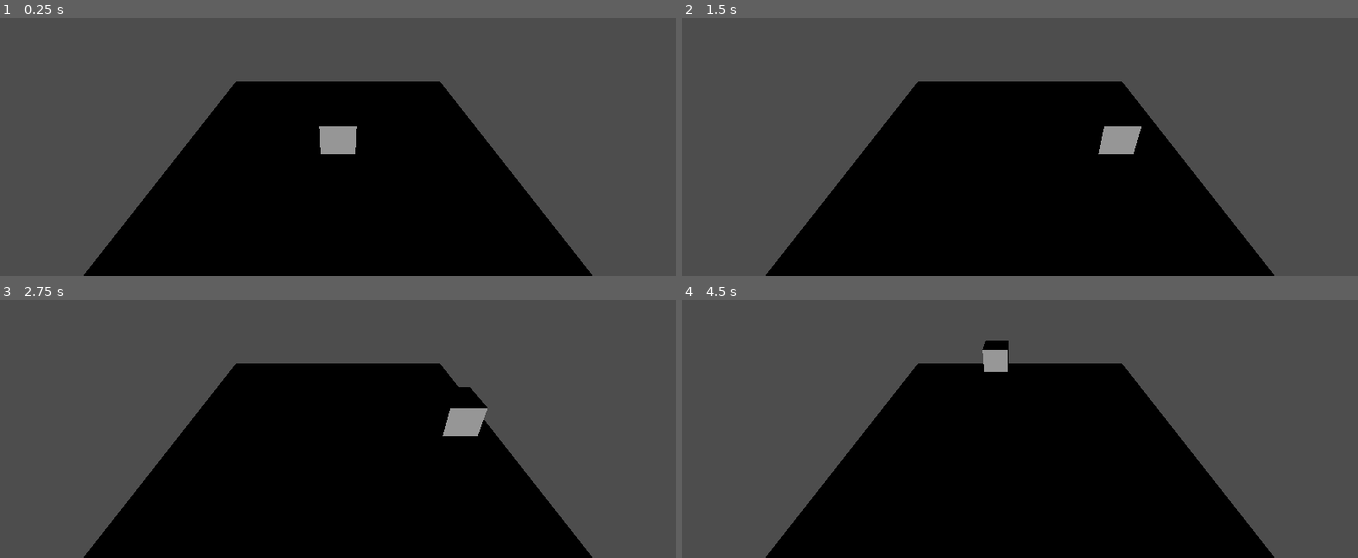
Above: before the commit, frames 1-4 (two rows, left to right).
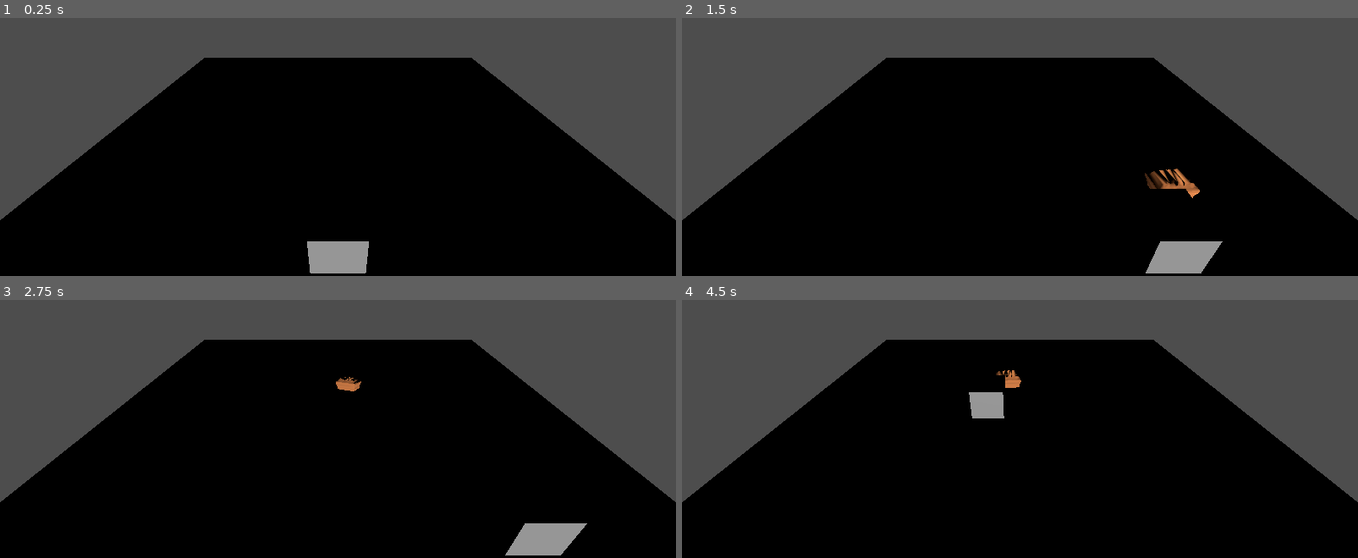
Above: after the commit, the same moments.

Repository: Underdisc/Sourdose
Game: Godot game, scene res://scenes/Player.tscn
Two runs of this game, one before a commit and one after it. Both use one fixed random seed, a clock stepped at 60 frames per second and the inputs below.
Inputs:
- Up to frame 1 (0.25 s): no input
- Up to frame 2 (1.5 s): tap Enter at 0.5 s; hold D (move_right) 0.53-1.28 s; tap Space (shoot_bread, bound only after the commit) at 0.6, 1.35 s; hold A (move_left) from 1.28 s (still down)
- Up to frame 3 (2.75 s): release A (move_left) at 2.03 s; hold D (move_right) from 2.03 s (still down); tap Space (shoot_bread, bound only after the commit) at 2.1 s
- Up to frame 4 (4.5 s): release D (move_right) at 2.78 s; hold W (move_forward) 2.78-3.53 s; tap Space (shoot_bread, bound only after the commit) at 2.85, 3.6, 4.35 s; hold A (move_left) from 3.53 s (still down)

The runs differ from the first frame. In frame 1, 27% of the frame differs, in the area x 0-100%, y 15-100%; in frame 2, 28%; in frame 3, 27%; in frame 4, 26%.

Commit message:
Shooting system
Implemented basic shoooting with possibility to adjust distance and force

Diff:
--- a/project.godot
+++ b/project.godot
@@ -32,3 +32,8 @@
 "events": [Object(InputEventKey,"resource_local_to_scene":false,"resource_name":"","device":-1,"window_id":0,"alt_pressed":false,"shift_pressed":false,"ctrl_pressed":false,"meta_pressed":false,"pressed":false,"keycode":0,"physical_keycode":68,"key_label":0,"unicode":100,"echo":false,"script":null)
 ]
 }
+shoot_bread={
+"deadzone": 0.5,
+"events": [Object(InputEventKey,"resource_local_to_scene":false,"resource_name":"","device":-1,"window_id":0,"alt_pressed":false,"shift_pressed":false,"ctrl_pressed":false,"meta_pressed":false,"pressed":false,"keycode":0,"physical_keycode":32,"key_label":0,"unicode":32,"echo":false,"script":null)
+]
+}
--- /dev/null
+++ b/scenes/Bread.tscn
@@ -0,0 +1,21 @@
+[gd_scene load_steps=4 format=3 uid="uid://dg8w21bm7jolu"]
+
+[ext_resource type="PackedScene" uid="uid://duln75ycrlklq" path="res://scenes/bread_boxy.tscn" id="1_f04c3"]
+[ext_resource type="Script" path="res://scenes/BreadMovement.gd" id="1_y37lr"]
+
+[sub_resource type="BoxShape3D" id="BoxShape3D_bktgw"]
+size = Vector3(0.898804, 0.509766, 0.602905)
+
+[node name="RigidBody3D" type="RigidBody3D"]
+gravity_scale = 0.5
+script = ExtResource("1_y37lr")
+max_distance = 8.0
+
+[node name="CollisionShape3D" type="CollisionShape3D" parent="."]
+transform = Transform3D(1, 0, 0, 0, 1, 0, 0, 0, 1, 0.00515556, 0.134938, 0.0127665)
+shape = SubResource("BoxShape3D_bktgw")
+
+[node name="MeshInstance3D" type="MeshInstance3D" parent="."]
+
+[node name="BreadBoxy" parent="MeshInstance3D" instance=ExtResource("1_f04c3")]
+transform = Transform3D(0.2, 0, 0, 0, 0.2, 0, 0, 0, 0.2, 0, 0, 0)
--- /dev/null
+++ b/scenes/BreadMovement.gd
@@ -0,0 +1,39 @@
+extends RigidBody3D
+
+# Speed at which the rigid body is initially pushed
+@export var impulse_strength: float = 10.0
+
+# Maximum distance to travel before gravity takes over completely
+@export var max_distance: float = 10.0
+# Tracking the distance traveled
+var distance_traveled: float = 0.0
+# Initial position to calculate distance from
+var initial_position: Vector3 = Vector3.ZERO
+# Flag to know if the initial impulse was applied
+var impulse_applied: bool = false
+
+func _ready():
+	# Save the initial position
+	initial_position = global_transform.origin
+
+func _physics_process(delta: float) -> void:
+	if not impulse_applied:
+		# Determine the forward direction (negative z-axis)
+		var forward_dir: Vector3 = -global_transform.basis.z.normalized()
+		# Apply an initial impulse in the forward direction
+		apply_central_impulse(forward_dir * impulse_strength)
+
+		# Apply a small random angular impulse for rotation (adjust the range as needed)
+		angular_velocity = Vector3(randf_range(-1.0, 1.0), randf_range(-1.0, 1.0), randf_range(-1.0, 1.0))
+		impulse_applied = true
+
+	# Calculate the distance traveled
+	distance_traveled = global_transform.origin.distance_to(initial_position)
+
+	# If the distance traveled is greater than the maximum, we stop applying any further impulses
+	if distance_traveled >= max_distance:
+		# Here you could add logic to only allow gravity to affect the object,
+		# like setting linear_velocity.x and linear_velocity.z to 0 to stop horizontal movement
+		linear_velocity.x = 0
+		linear_velocity.z = 0
+		# You could also consider deactivating or modifying the physics properties of the object
--- a/scenes/Player.tscn
+++ b/scenes/Player.tscn
@@ -1,26 +1,38 @@
-[gd_scene load_steps=4 format=3 uid="uid://behv3ihuq7egp"]
+[gd_scene load_steps=6 format=3 uid="uid://behv3ihuq7egp"]
 
 [ext_resource type="Script" path="res://scripts/PlayerMovement.gd" id="1_x5oyd"]
+[ext_resource type="Script" path="res://scripts/BreadLauncher.gd" id="2_o4tks"]
 
 [sub_resource type="BoxMesh" id="BoxMesh_bhldd"]
 
-[sub_resource type="PlaneMesh" id="PlaneMesh_mrwm2"]
+[sub_resource type="BoxShape3D" id="BoxShape3D_u522c"]
+
+[sub_resource type="PlaneMesh" id="PlaneMesh_wlhgm"]
 
 [node name="Player" type="Node3D"]
 
 [node name="Node3D" type="Node3D" parent="."]
+transform = Transform3D(1, 0, 0, 0, 1, 0, 0, 0, 1, 0, 0, 3)
 script = ExtResource("1_x5oyd")
 
 [node name="MeshInstance3D" type="MeshInstance3D" parent="Node3D"]
 mesh = SubResource("BoxMesh_bhldd")
 
-[node name="Node3D2" type="Node3D" parent="Node3D"]
+[node name="BreadLauncher" type="Node3D" parent="Node3D"]
+script = ExtResource("2_o4tks")
 
 [node name="Camera3D" type="Camera3D" parent="."]
 transform = Transform3D(1, 0, 0, 0, 0.878734, 0.477312, 0, -0.477312, 0.878734, 0, 4.59059, 5.80028)
 
 [node name="DirectionalLight3D" type="DirectionalLight3D" parent="."]
 
-[node name="MeshInstance3D" type="MeshInstance3D" parent="."]
-transform = Transform3D(5, 0, 0, 0, 5, 0, 0, 0, 5, 0, -1, 0)
-mesh = SubResource("PlaneMesh_mrwm2")
+[node name="StaticBody3D" type="StaticBody3D" parent="."]
+
+[node name="CollisionShape3D" type="CollisionShape3D" parent="StaticBody3D"]
+transform = Transform3D(2.64219, 0, -4.24486, 0, 5, 0, 4.24486, 0, 2.64219, 0, 0, 0)
+shape = SubResource("BoxShape3D_u522c")
+disabled = true
+
+[node name="MeshInstance3D" type="MeshInstance3D" parent="StaticBody3D"]
+transform = Transform3D(8, 0, 0, 0, 8, 0, 0, 0, 8, 0, -1, 0)
+mesh = SubResource("PlaneMesh_wlhgm")
--- /dev/null
+++ b/scripts/BreadLauncher.gd
@@ -0,0 +1,34 @@
+extends Node3D
+
+# Preload the model scene
+var model_scene: PackedScene = preload("res://scenes/Bread.tscn")
+
+# Speed at which the model is shot
+var shoot_speed: float = 10.0
+
+func _ready():
+	pass
+
+func _process(delta: float) -> void:
+	if Input.is_action_just_pressed("shoot_bread"):
+		shoot_model()
+
+func shoot_model() -> void:
+	# Instance the model scene
+	var model_instance: Node = model_scene.instantiate()
+
+	# Assuming the BreadLauncher is a direct child of the Player
+	var player_node: Node3D = get_parent() as Node3D
+
+	# Add the model instance to the scene at the root level
+	get_tree().root.add_child(model_instance)
+
+	# Set it to start at the player's location
+	model_instance.global_transform.origin = player_node.global_transform.origin
+
+
+
+	# Apply an initial forward force or velocity
+	if model_instance is RigidBody3D:
+		var velocity: Vector3 = -player_node.global_transform.basis.z.normalized() * shoot_speed
+		model_instance.apply_impulse(Vector3.ZERO, velocity)
Not shown, added: scenes/Bre5751.tmp
